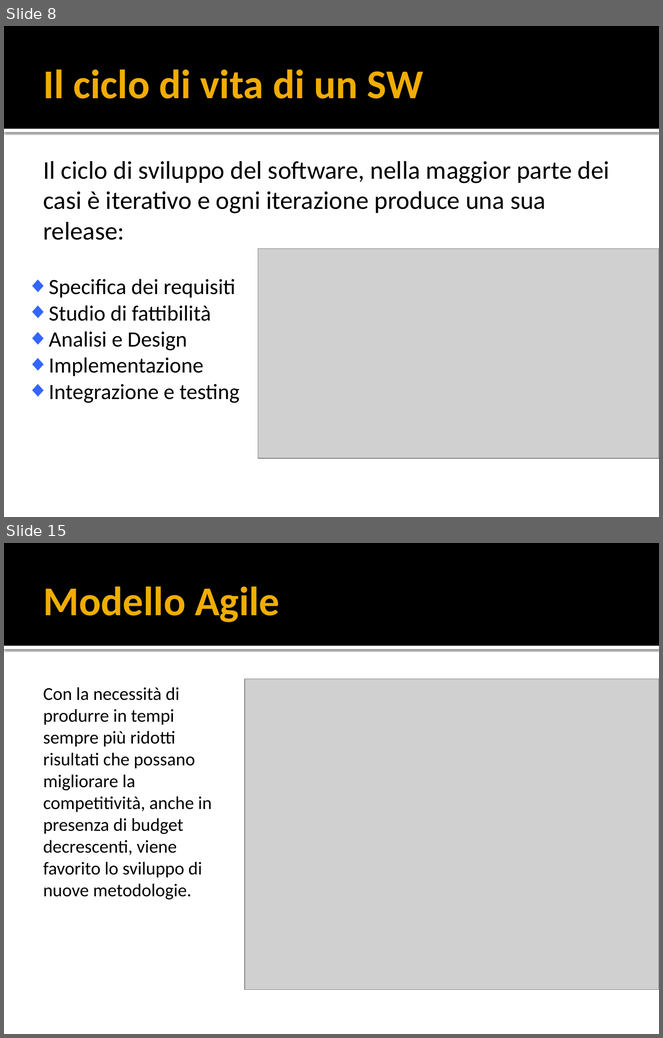
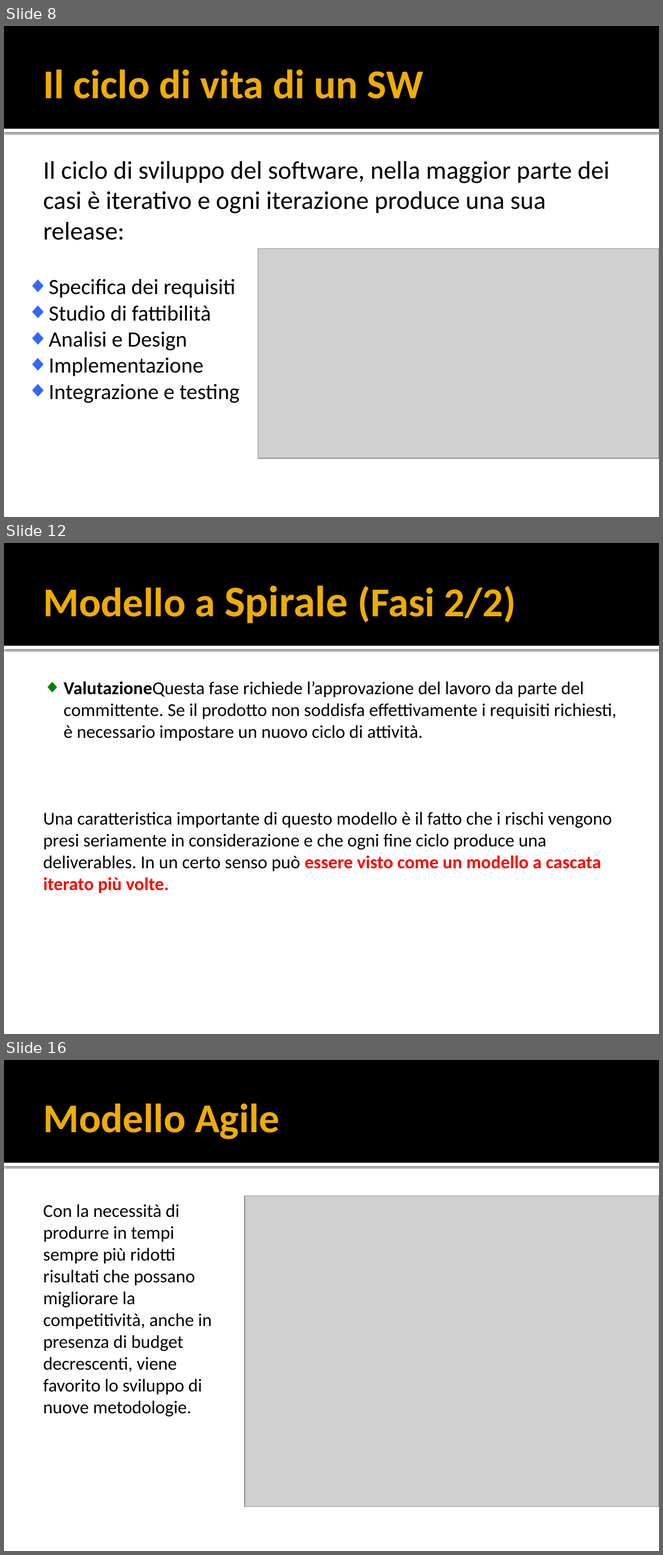
Before and after one commit to yan0z/ISW, a slide deck: Quesito 6 Team/Presentation1.pptx. Shown one above the other, each under a label of ours: slides 8 and 15 before the commit, slides 8, 12 and 16 after it; the slides between them are not shown. The pictures are 663x1038 and 663x1555 pixels, drawn with LibreOffice and Linux fonts; fonts in the diff are those of the drawing; grey boxes stand for pictures. Boxes give left, top, right and bottom in pixels: in the first picture for what was removed or moved away, otherwise in the second. Text is boxed around its words. In the diff, an @@ line names an element or a change of style, - is before the commit and + after.

```diff
--- a/Quesito 6 Team/Presentation1.pptx
+++ b/Quesito 6 Team/Presentation1.pptx
@@ slide 12 added at bbox=[4, 543, 659, 1034], background #FFFFFF; not listed: 2 template elements that a slide beside it also shows @@
@@ title added at bbox=[44, 586, 516, 624], 45 pt, text #F0AD00, bold @@
+Modello a Spirale (Fasi 2/2)
@@ text added at bbox=[64, 681, 617, 741], 20 pt, text #000000 @@
+◆ ValutazioneQuesta fase richiede l’approvazione del lavoro da parte del committente. Se il prodotto non soddisfa effettivamente i requisiti richiesti, è necessario impostare un nuovo ciclo di attività.
@@ text added at bbox=[43, 812, 612, 893], 20 pt, text #000000 @@
+Una caratteristica importante di questo modello è il fatto che i rischi vengono presi seriamente in considerazione e che ogni fine ciclo produce una deliverables. In un certo senso può essere visto come un modello a cascata iterato più volte.
@@ what was slide 15 is now slide 16 @@
```
Also in this commit, not shown: 7 slides changed, 6 other slides added, 10 slides removed.
